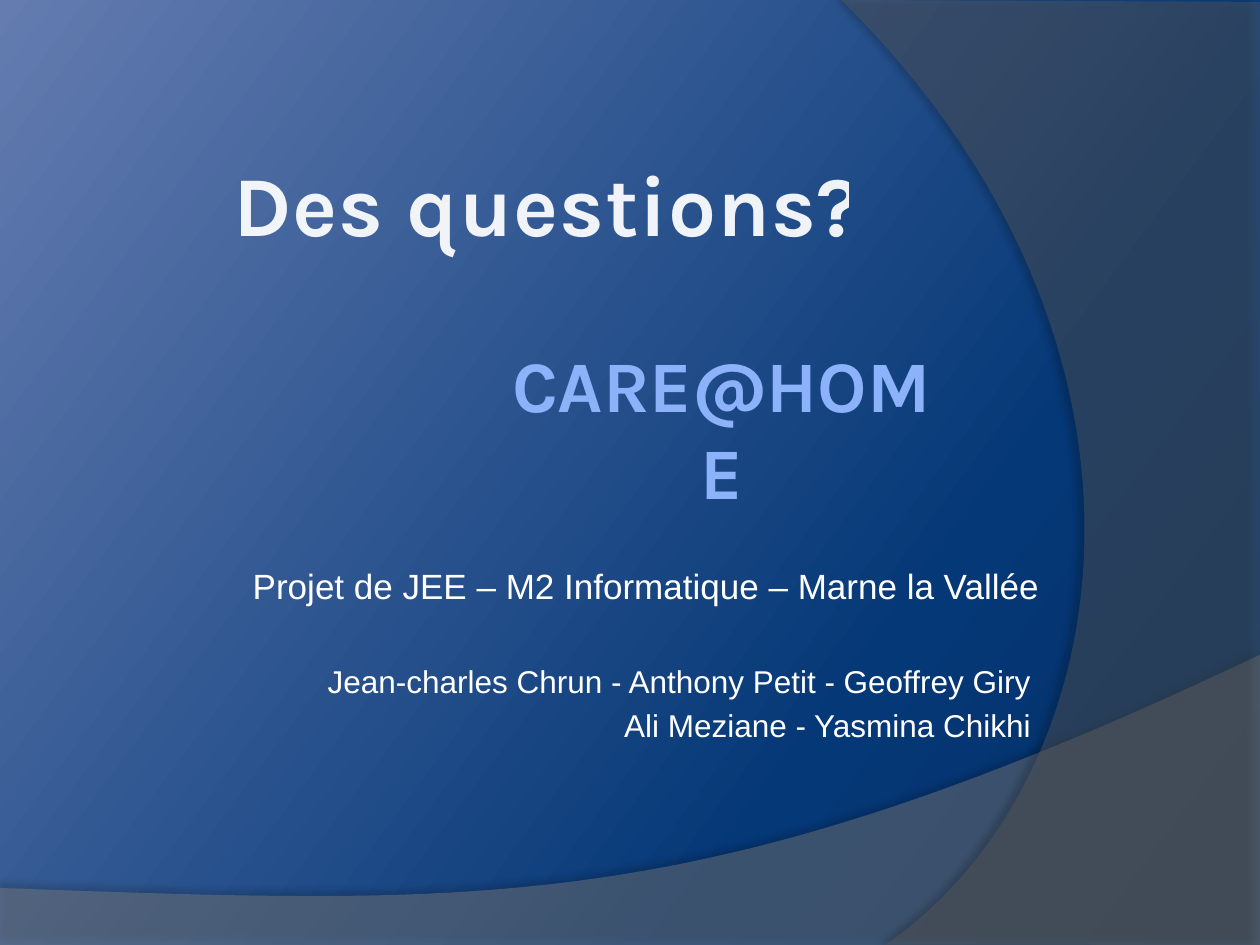
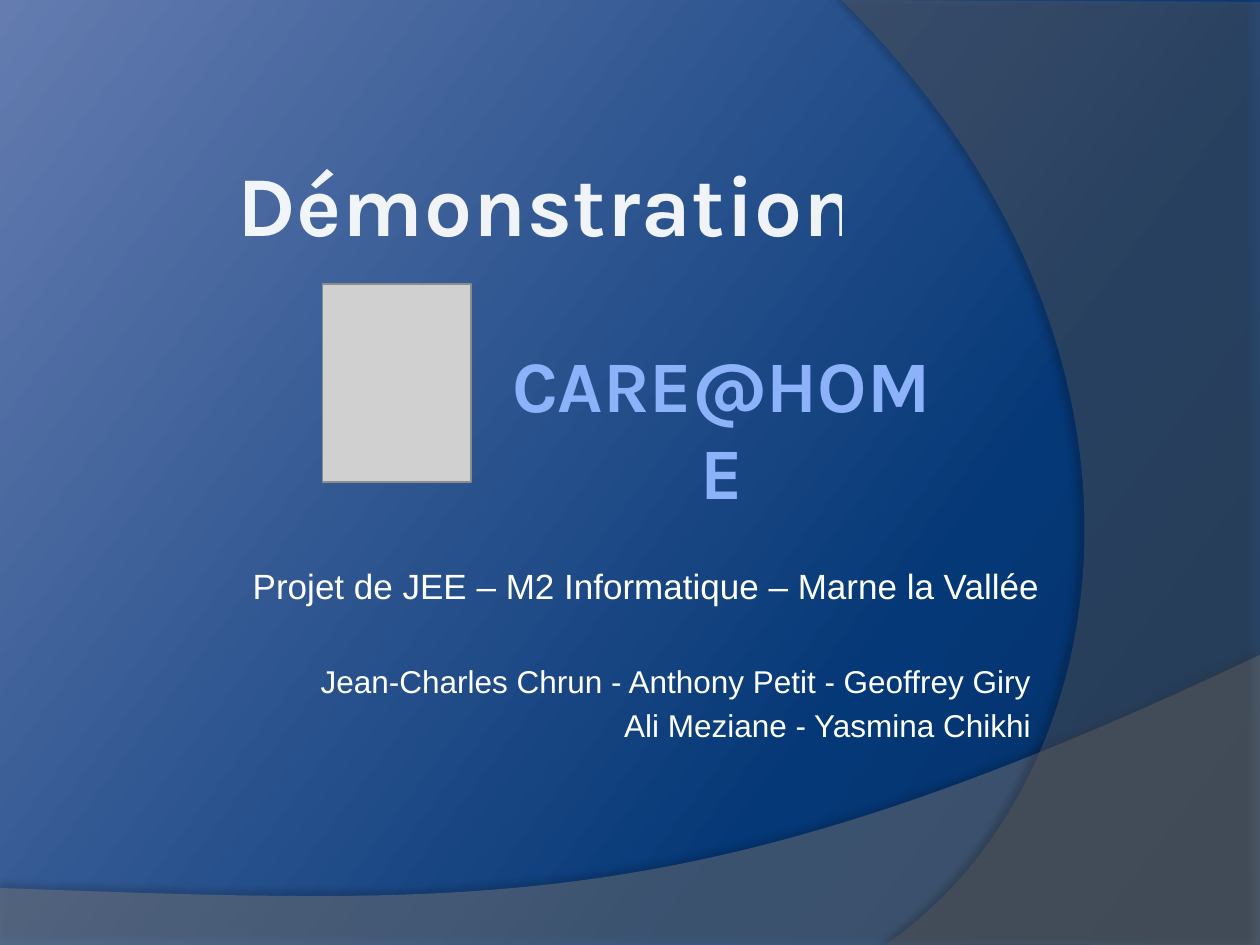
Before and after one commit to PatrickMLV/Care-Home, a slide deck: slide 22 of doc/Care@Home-Prez.pptx. Drawn at 1260x945 pixels with LibreOffice and Linux fonts; fonts in the diff are those of the drawing; grey boxes stand for pictures. Boxes give left, top, right and bottom in pixels: in the first picture for what was removed or moved away, otherwise in the second. Text is boxed around its words. In the diff, an @@ line names an element or a change of style, - is before the commit and + after.

Commit message:
maj

```diff
--- a/doc/Care@Home-Prez.pptx
+++ b/doc/Care@Home-Prez.pptx
@@ title at [238, 169, 930, 428]: text changed @@
-Des questions?
-CARE@HOME
+Démonstration
+CARE@HOME
@@ picture added at [323, 284, 471, 481] @@
@@ subtitle at [321, 670, 1031, 699]: text changed @@
-Jean-charles Chrun - Anthony Petit - Geoffrey Giry
+Jean-Charles Chrun - Anthony Petit - Geoffrey Giry
```
Also in this commit, not shown: 1 other slide changed.
